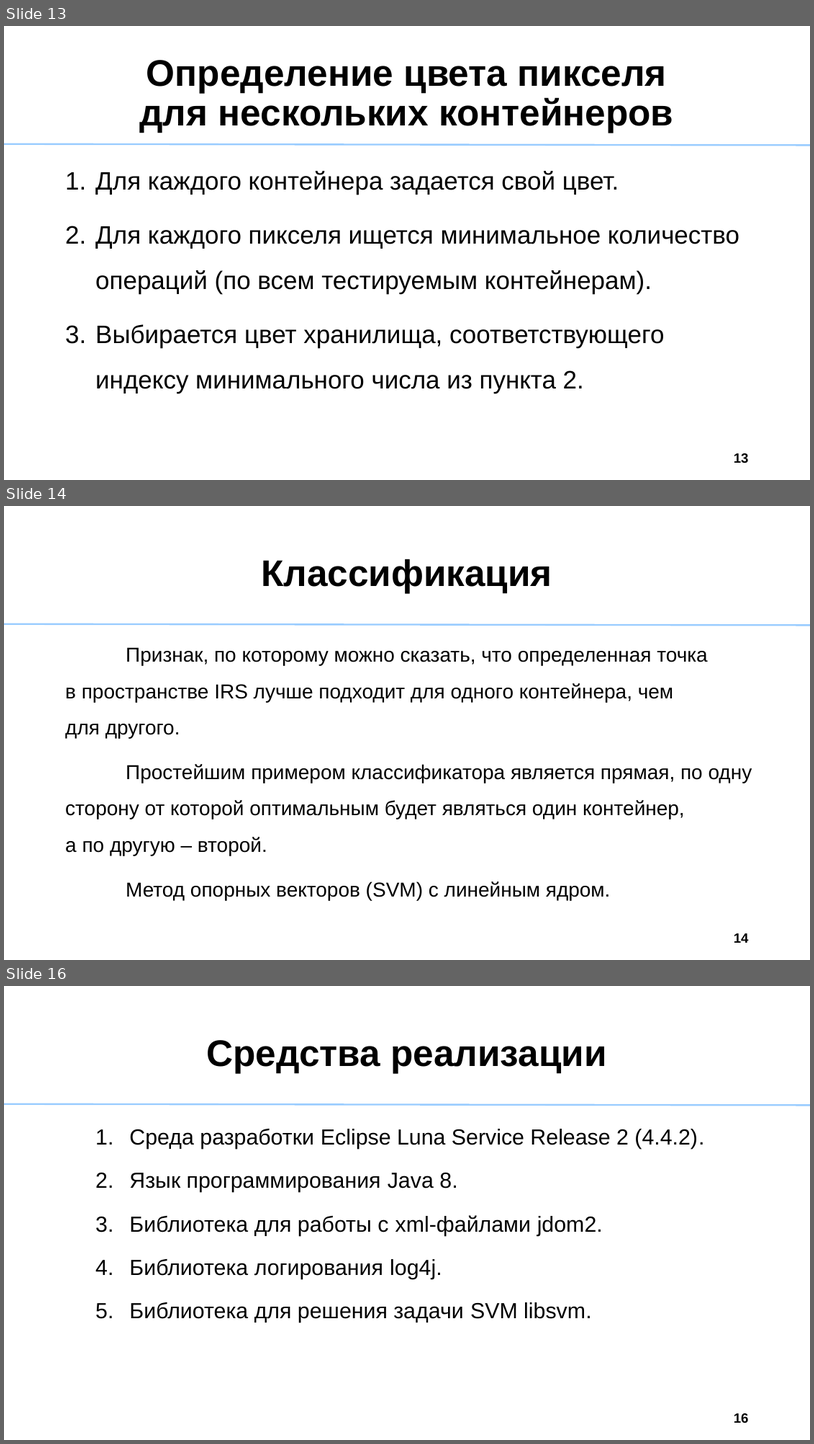
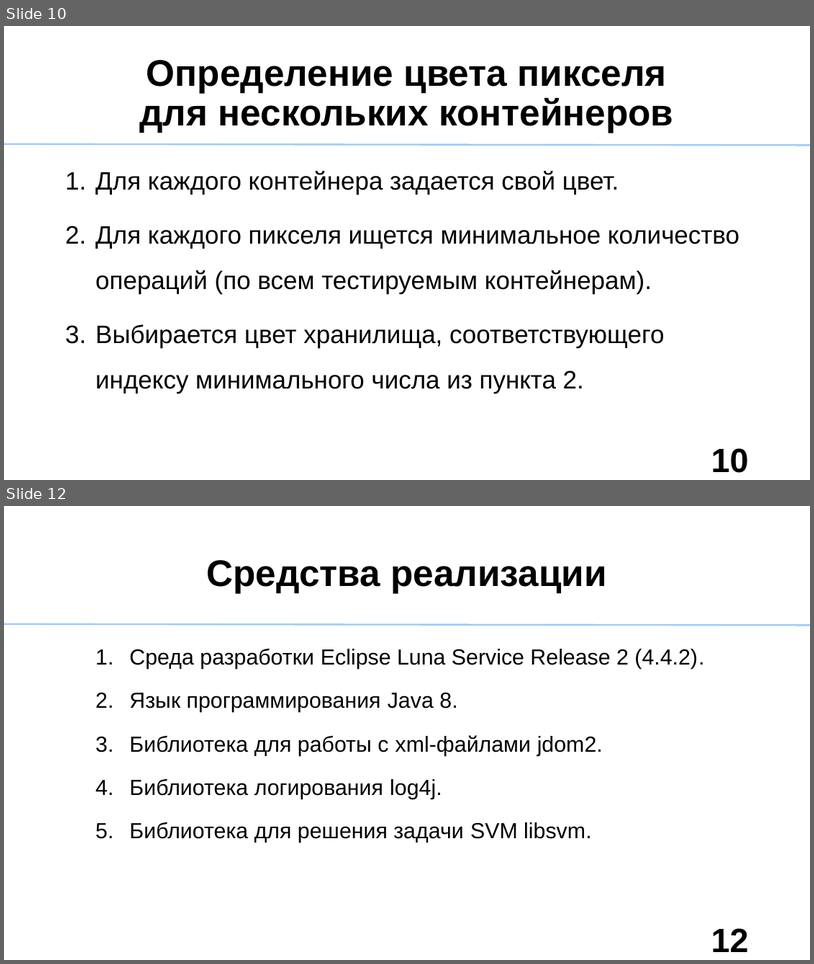
Before and after one commit to Akbars36/StorageAnalyzer, a slide deck: VizualizationResult/Sredstva_analiza_nagruzki_last.ppt. Shown one above the other, each under a label of ours: slides 13, 14 and 16 before the commit, slides 10 and 12 after it; the slides between them are not shown. The pictures are 814x1444 and 814x964 pixels, drawn with LibreOffice and Linux fonts; fonts in the diff are those of the drawing. Boxes give left, top, right and bottom in pixels: in the first picture for what was removed or moved away, otherwise in the second. Text is boxed around its words. In the diff, an @@ line names an element or a change of style, - is before the commit and + after.

```diff
--- a/VizualizationResult/Sredstva_analiza_nagruzki_last.ppt
+++ b/VizualizationResult/Sredstva_analiza_nagruzki_last.ppt
@@ slide 14 removed at <box>4,506,810,960</box>, background #FFFFFF @@
@@ title removed at <box>261,559,553,593</box> @@
-Классификация
@@ line removed from (810, 625) to (4, 624) @@
@@ text removed at <box>65,647,753,900</box> @@
-Признак, по которому можно сказать, что определенная точка в пространстве IRS лучше подходит для одного контейнера, чем для другого.
-Простейшим примером классификатора является прямая, по одну сторону от которой оптимальным будет являться один контейнер, а по другую – второй.
-Метод опорных векторов (SVM) с линейным ядром.
@@ page number removed at <box>734,933,749,942</box> @@
-14
@@ what was slide 13 is now slide 10 @@
@@ page number at <box>712,448,749,472</box>: text changed; size 16 to 40 pt @@
-13
+10
@@ what was slide 16 is now slide 12 @@
@@ page number at <box>712,928,749,952</box>: text changed; size 16 to 40 pt @@
-16
+12
```
Also in this commit, not shown: 6 slides changed, 1 slide added, 4 other slides removed, 3 other files.
